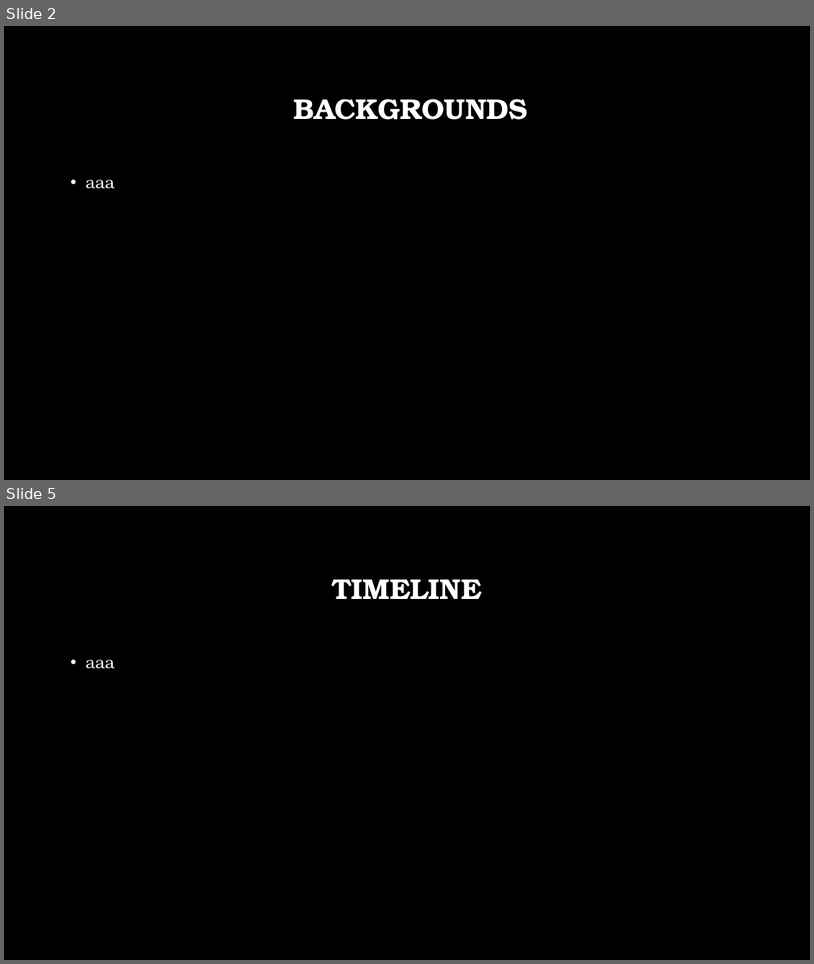
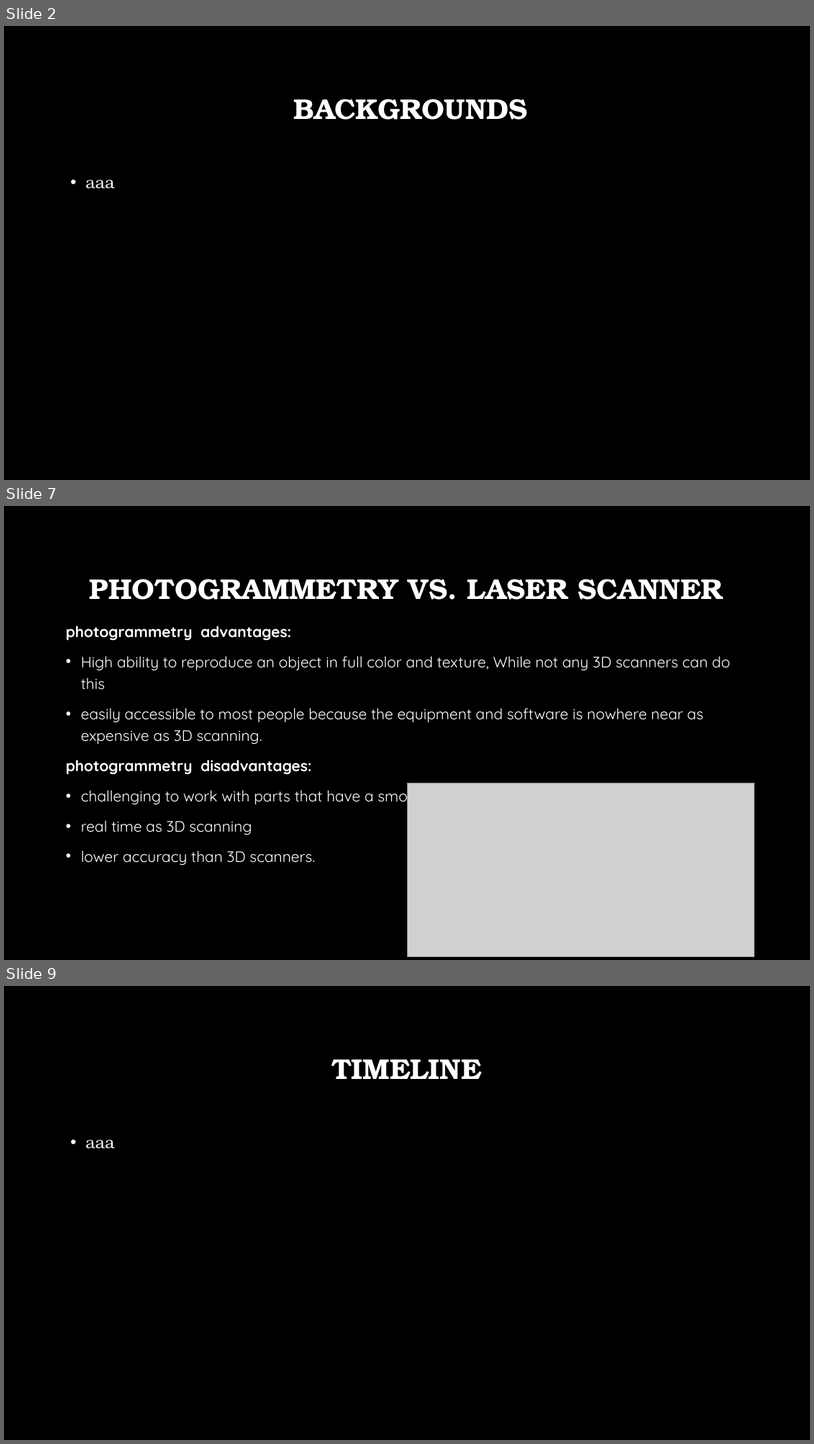
Before and after one commit to livneor207/helfcare, a slide deck: HW3/HC.pptx. Shown one above the other, each under a label of ours: slides 2 and 5 before the commit, slides 2, 7 and 9 after it; the slides between them are not shown. The pictures are 814x964 and 814x1444 pixels, drawn with LibreOffice and Linux fonts; fonts in the diff are those of the drawing; grey boxes stand for pictures; background and template pictures are left out. Boxes give left, top, right and bottom in pixels: in the first picture for what was removed or moved away, otherwise in the second. Text is boxed around its words. In the diff, an @@ line names an element or a change of style, - is before the commit and + after.

```diff
--- a/HW3/HC.pptx
+++ b/HW3/HC.pptx
@@ slide 7 added at (4, 506, 810, 960), background picture (left out) @@
@@ title added at (90, 579, 723, 600), 34 pt, text #FFFFFF, bold @@
+PHOTOGRAMMETRY VS. LASER SCANNER
@@ text added at (66, 626, 730, 865), 18 pt, text #FFFFFF @@
+photogrammetry advantages:
+• High ability to reproduce an object in full color and texture, While not any 3D scanners can do this
+• easily accessible to most people because the equipment and software is nowhere near as expensive as 3D scanning.
+photogrammetry disadvantages:
+• challenging to work with parts that have a smooth, flat …
+• real time as 3D scanning
+• lower accuracy than 3D scanners.
@@ picture added at (407, 782, 755, 956) @@
@@ what was slide 5 is now slide 9 @@
```
Also in this commit, not shown: 1 slide changed, 4 other slides added, 1 slide removed.
